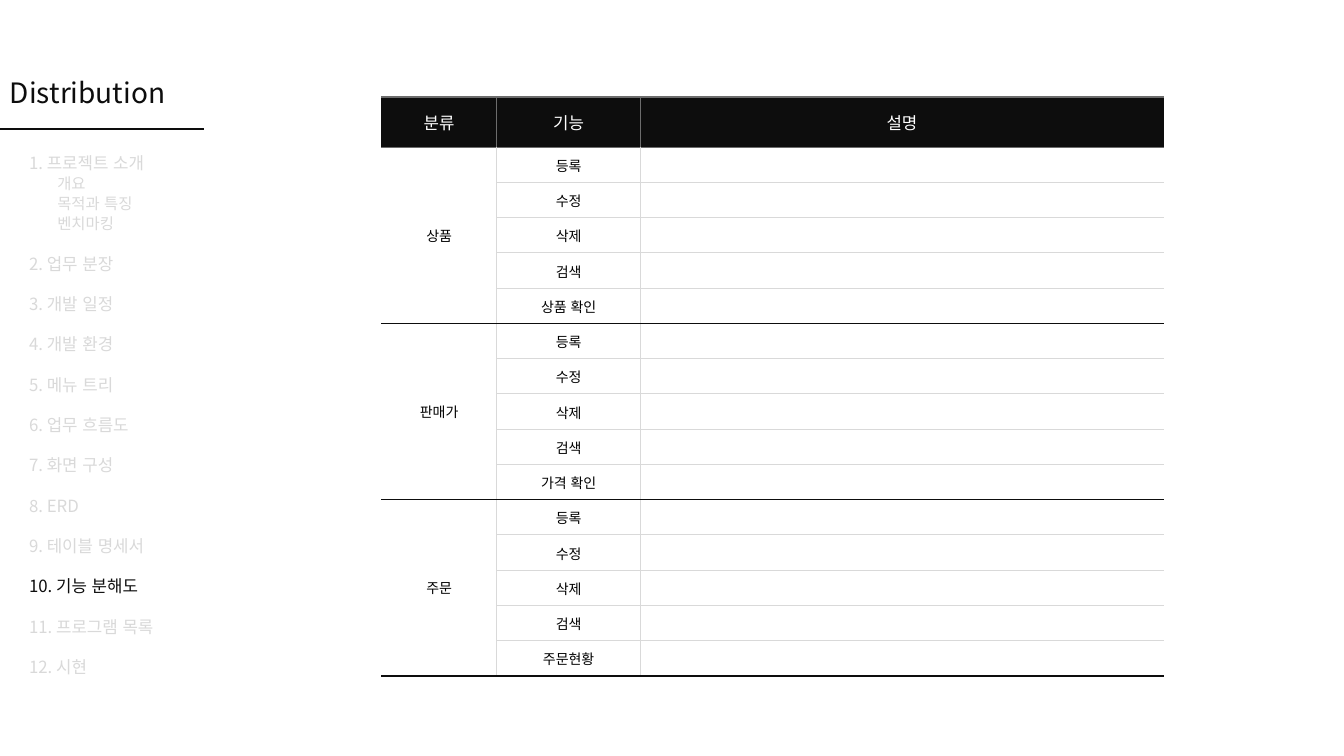
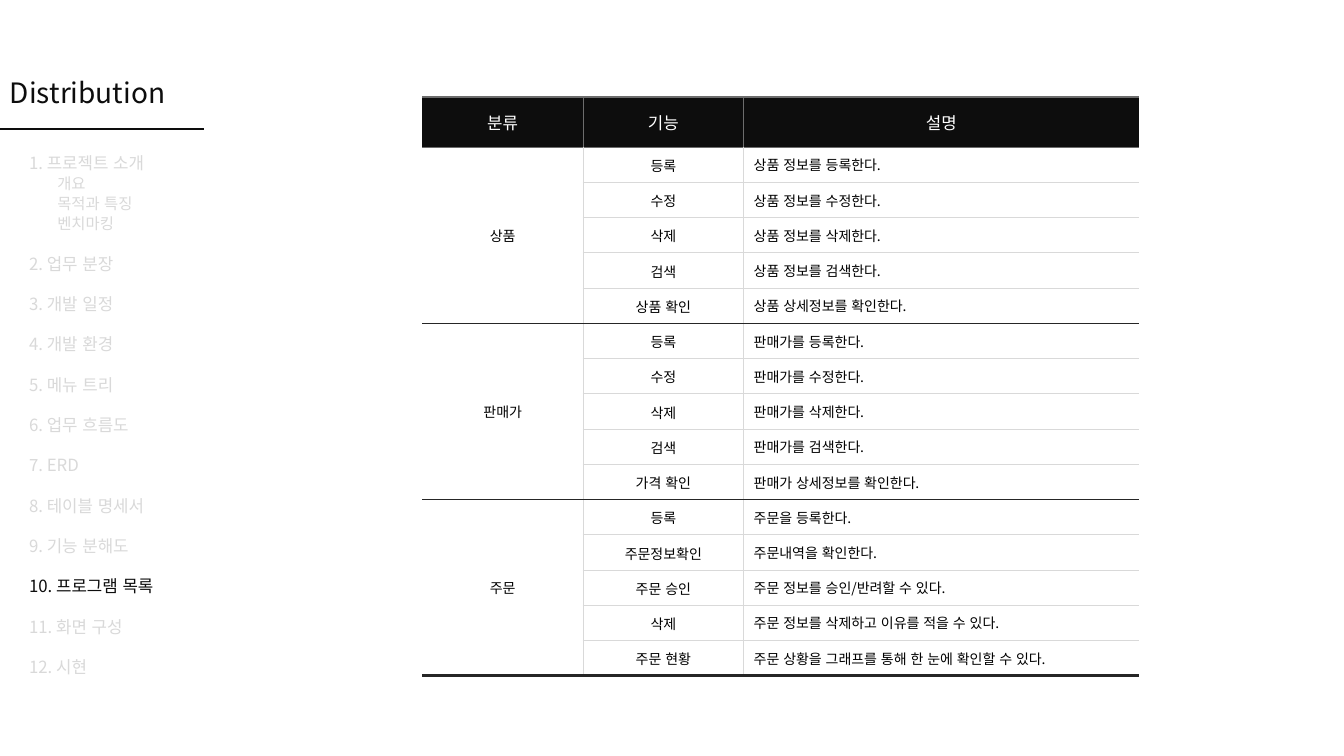
Before and after one commit to Peh9397/Distribution, a slide deck: slide 20 of Distribution.pptx (slide 26 before the commit). Drawn at 1344x756 pixels with LibreOffice and Linux fonts; fonts in the diff are those of the drawing. Boxes give left, top, right and bottom in pixels: in the first picture for what was removed or moved away, otherwise in the second. Text is boxed around its words. In the diff, an @@ line names an element or a change of style, - is before the commit and + after.

```diff
--- a/Distribution.pptx
+++ b/Distribution.pptx
@@ table at [422,97,1138,676] @@
-row 2, column 3: 
+row 2, column 3: 상품 정보를 등록한다.
-row 3, column 3: 
+row 3, column 3: 상품 정보를 수정한다.
-row 4, column 3: 
+row 4, column 3: 상품 정보를 삭제한다.
-row 5, column 3: 
+row 5, column 3: 상품 정보를 검색한다.
-row 6, column 3: 
+row 6, column 3: 상품 상세정보를 확인한다.
-row 7, column 3: 
+row 7, column 3: 판매가를 등록한다.
-row 8, column 3: 
+row 8, column 3: 판매가를 수정한다.
-row 9, column 3: 
+row 9, column 3: 판매가를 삭제한다.
-row 10, column 3: 
+row 10, column 3: 판매가를 검색한다.
-row 11, column 3: 
+row 11, column 3: 판매가 상세정보를 확인한다.
-row 12, column 3: 
+row 12, column 3: 주문을 등록한다.
-row 13, column 2: 수정
+row 13, column 2: 주문정보확인
-row 13, column 3: 
+row 13, column 3: 주문내역을 확인한다.
-row 14, column 2: 삭제
+row 14, column 2: 주문 승인
-row 14, column 3: 
+row 14, column 3: 주문 정보를 승인/반려할 수 있다.
-row 15, column 2: 검색
+row 15, column 2: 삭제
-row 15, column 3: 
+row 15, column 3: 주문 정보를 삭제하고 이유를 적을 수 있다.
-row 16, column 2: 주문현황
+row 16, column 2: 주문 현황
-row 16, column 3: 
+row 16, column 3: 주문 상황을 그래프를 통해 한 눈에 확인할 수 있다.
@@ borders changed @@
@@ table: place and size @@
-table at [381,97,1164,676]
+table at [422,97,1138,676]
@@ text at [29,452,154,638]: text changed @@
-7. 화면 구성
-8. ERD
-9. 테이블 명세서
-10. 기능 분해도
-11. 프로그램 목록
+7. ERD
+8. 테이블 명세서
+9. 기능 분해도
+10. 프로그램 목록
+11. 화면 구성
```
Also in this commit, not shown: 23 other slides changed, 1 slide added.
